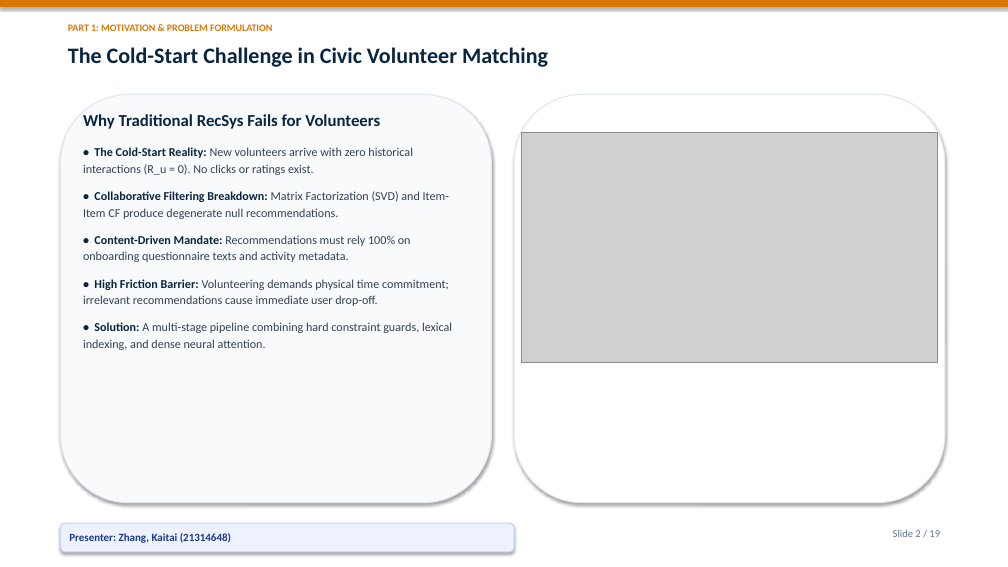
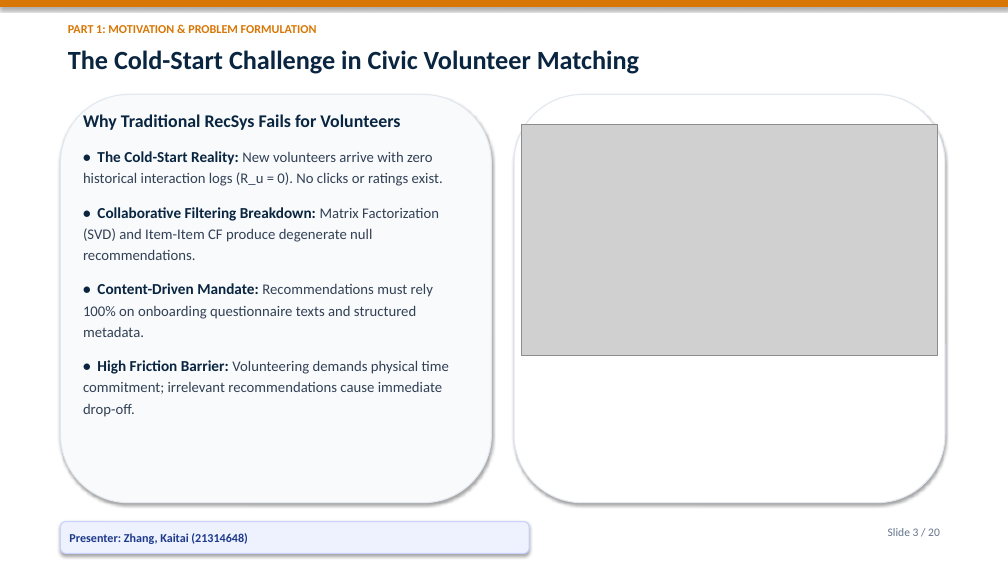
Before and after one commit to Bob8259/CSIT-5210-Group-Project, a slide deck: slide 3 of CSIT5210_Group1_Presentation.pptx (slide 2 before the commit). Drawn at 1008x567 pixels with LibreOffice and Linux fonts; fonts in the diff are those of the drawing; grey boxes stand for pictures. Boxes give left, top, right and bottom in pixels: in the first picture for what was removed or moved away, otherwise in the second. Text is boxed around its words. In the diff, an @@ line names an element or a change of style, - is before the commit and + after.

Commit message:
feat: add grand cover page and enlarge presentation font sizes for optimal projection readability

```diff
--- a/CSIT5210_Group1_Presentation.pptx
+++ b/CSIT5210_Group1_Presentation.pptx
@@ text "PART 1: MOTIVATION & PROBLEM ..." at (68, 25, 317, 33): size 9.5 to 11.5 pt @@
@@ text "The Cold-Start Challenge in Civic ..." at (68, 50, 639, 74): size 21 to 25 pt @@
@@ text at (83, 114, 439, 260): size 16 to 17 pt in "Why Traditional RecSys Fails for Volunteers"; size 11.5 to 14.5 pt in "• Collaborative Filtering Breakdown:"; size 11.5 to 14 pt in "Matrix Factorization (SVD) and Item-Item CF produce ..."; line spacing 1.15 to 1.2; more space between paragraphs @@
@@ picture: place and size @@
-picture at (522, 132, 938, 363)
+picture at (522, 125, 938, 355)
@@ text at (83, 151, 443, 186): text changed; size 11.5 to 14 pt @@
-• The Cold-Start Reality: New volunteers arrive with zero historical interactions (R_u = 0). No clicks or ratings exist.
+• The Cold-Start Reality: New volunteers arrive with zero historical interaction logs (R_u = 0). No clicks or ratings exist.
@@ text at (83, 283, 449, 417): text changed; size 11.5 to 14 pt @@
-• Content-Driven Mandate: Recommendations must rely 100% on onboarding questionnaire texts and activity metadata.
-• High Friction Barrier: Volunteering demands physical time commitment; irrelevant recommendations cause immediate user drop-off.
-• Solution: A multi-stage pipeline combining hard constraint guards, lexical indexing, and dense neural attention.
+• Content-Driven Mandate: Recommendations must rely 100% on onboarding questionnaire texts and structured metadata.
+• High Friction Barrier: Volunteering demands physical time commitment; irrelevant recommendations cause immediate drop-off.
@@ rounded rectangle "Presenter: Zhang, Kaitai (21314648)": place and size @@
-rounded rectangle "Presenter: Zhang, Kaitai (21314648)" at (60, 523, 514, 552)
+rounded rectangle "Presenter: Zhang, Kaitai (21314648)" at (60, 522, 529, 554)
@@ rounded rectangle "Presenter: Zhang, Kaitai (21314648)" at (60, 522, 529, 554): size 10.5 to 11.5 pt @@
@@ text at (888, 528, 940, 536): text changed; size 10 to 11 pt @@
-Slide 2 / 19
+Slide 3 / 20
```
Also in this commit, not shown: 18 other slides changed, 1 slide added, 1 other file.
